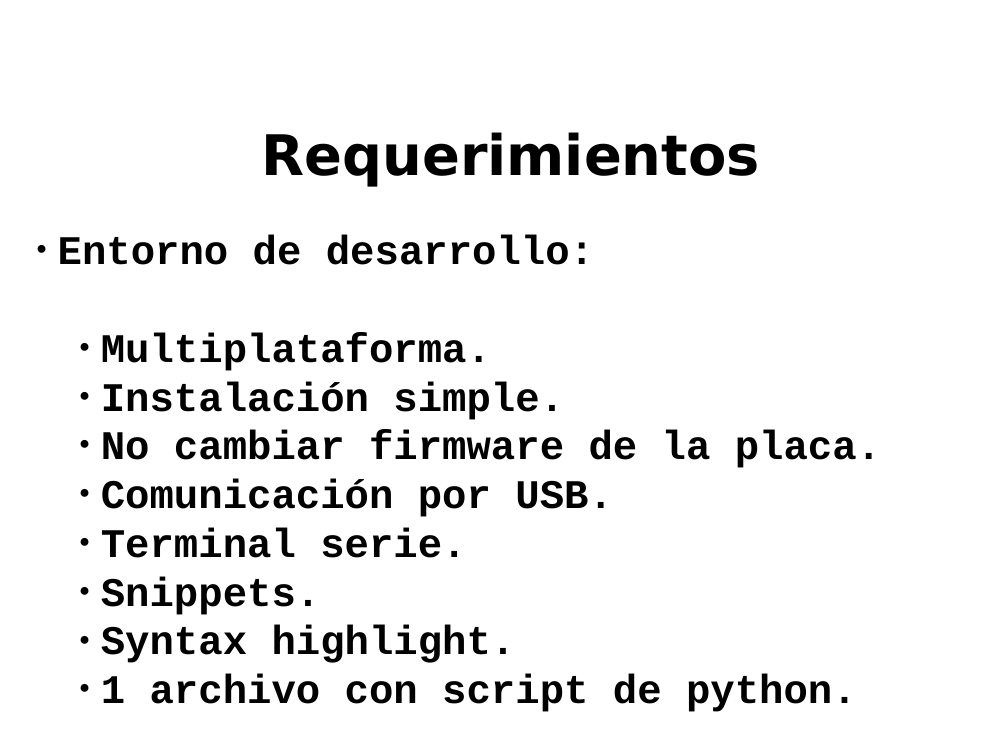
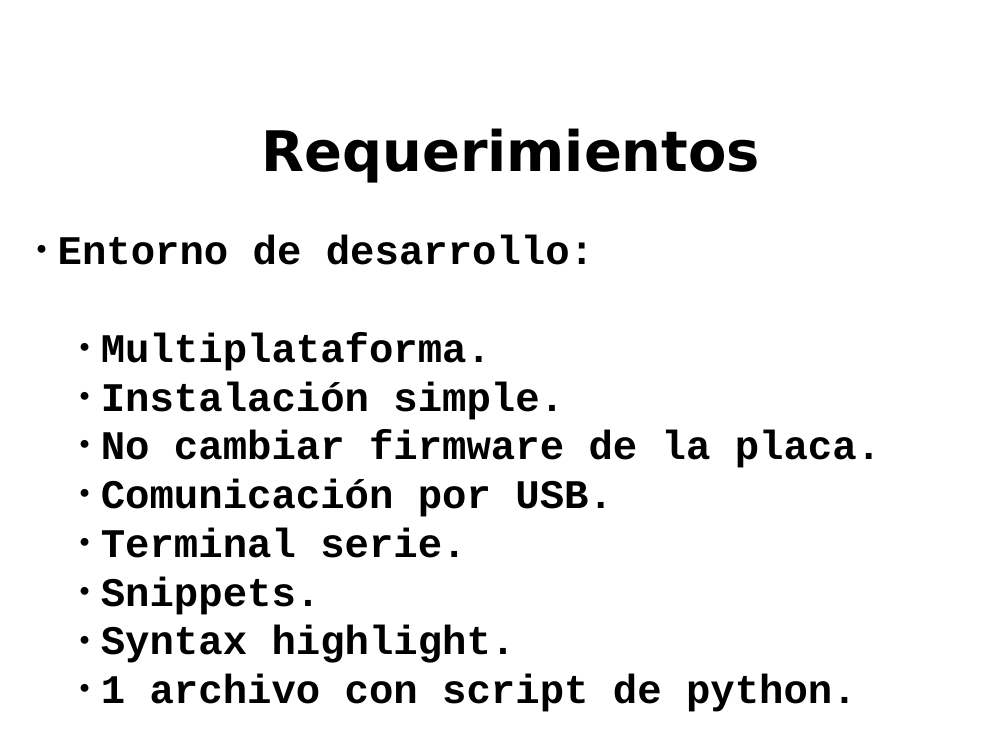
Before and after one commit to ernesto-g/tpfinalcese, a slide deck: slide 17 of presentacion/presentacion_v1.odp. Drawn at 1008x756 pixels with LibreOffice and Linux fonts; fonts in the diff are those of the drawing; background and template pictures are left out. Boxes give left, top, right and bottom in pixels: in the first picture for what was removed or moved away, otherwise in the second. Text is boxed around its words. In the diff, an @@ line names an element or a change of style, - is before the commit and + after.

```diff
--- a/presentacion/presentacion_v1.odp
+++ b/presentacion/presentacion_v1.odp
@@ title "Requerimientos": place and size @@
-title "Requerimientos" at bbox=[262, 132, 760, 186]
+title "Requerimientos" at bbox=[262, 128, 760, 183]
```
Also in this commit, not shown: 2 other slides changed, 5 slides added.
